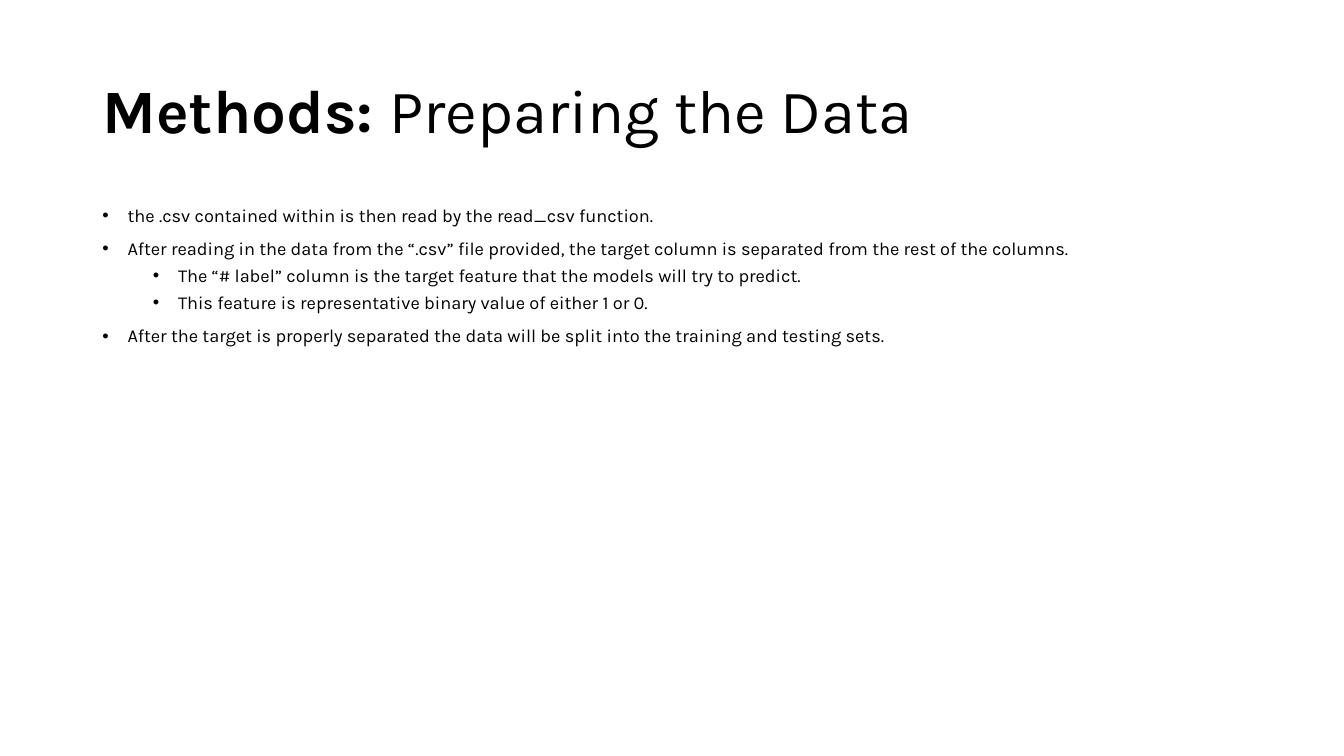
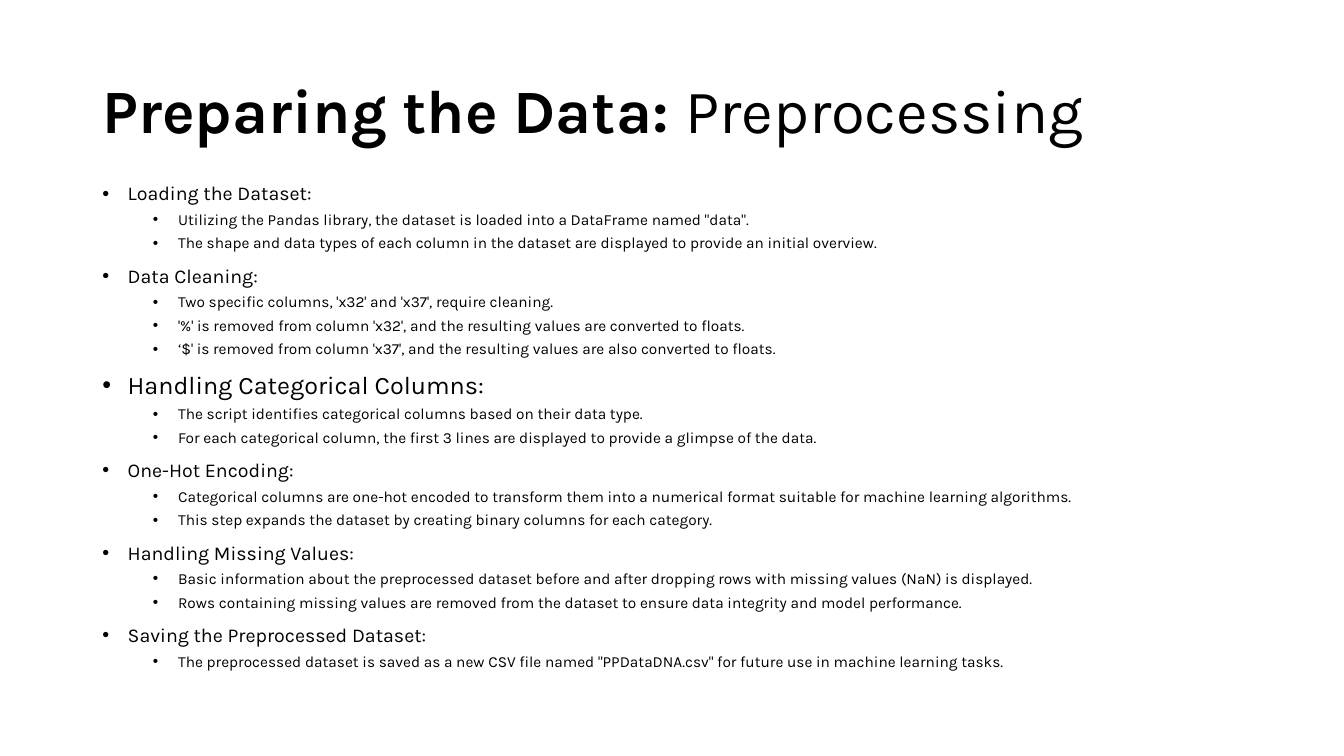
Before and after one commit to Mcusac/Case-Study-X, a slide deck: slide 4 of Cusack_Matthew_CaseStudy7.pptx (slide 6 before the commit). Drawn at 1344x756 pixels with LibreOffice and Linux fonts; fonts in the diff are those of the drawing. Boxes give left, top, right and bottom in pixels: in the first picture for what was removed or moved away, otherwise in the second. Text is boxed around its words. In the diff, an @@ line names an element or a change of style, - is before the commit and + after.

```diff
--- a/Cusack_Matthew_CaseStudy7.pptx
+++ b/Cusack_Matthew_CaseStudy7.pptx
@@ title at [102,89,1083,148]: text changed; bold on @@
-Methods: Preparing the Data
+Preparing the Data: Preprocessing
@@ text at [128,186,1071,671]: text changed; size 13 to 11 pt @@
-• the .csv contained within is then read by the read_csv function.
-• After reading in the data from the “.csv” file provided, the target column is separated from the rest of the columns.
-  • The “# label” column is the target feature that the models will try to predict.
-  • This feature is representative binary value of either 1 or 0.
-• After the target is properly separated the data will be split into the training and testing sets.
+• Loading the Dataset:
+  • Utilizing the Pandas library, the dataset is loaded into a DataFrame named "data".
+  • The shape and data types of each column in the dataset are displayed to provide an initial overview.
+• Data Cleaning:
+  • Two specific columns, 'x32' and 'x37', require cleaning.
+  • '%' is removed from column 'x32', and the resulting values are converted to floats.
+  • ‘$' is removed from column 'x37', and the resulting values are also converted to floats.
+• Handling Categorical Columns:
+  • The script identifies categorical columns based on their data type.
+  • For each categorical column, the first 3 lines are displayed to provide a glimpse of the data.
+• One-Hot Encoding:
+  • Categorical columns are one-hot encoded to transform them into a numerical format suitable for machine learning algorithms.
+  • This step expands the dataset by creating binary columns for each category.
+• Handling Missing Values:
+  • Basic information about the preprocessed dataset before and after dropping rows with missing values (NaN) is displayed.
+  • Rows containing missing values are removed from the dataset to ensure data integrity and model performance.
+• Saving the Preprocessed Dataset:
+  • The preprocessed dataset is saved as a new CSV file named "PPDataDNA.csv" for future use in machine learning tasks.
```
Also in this commit, not shown: 9 other slides changed, 6 slides added, 3 slides removed, 15 other files.
